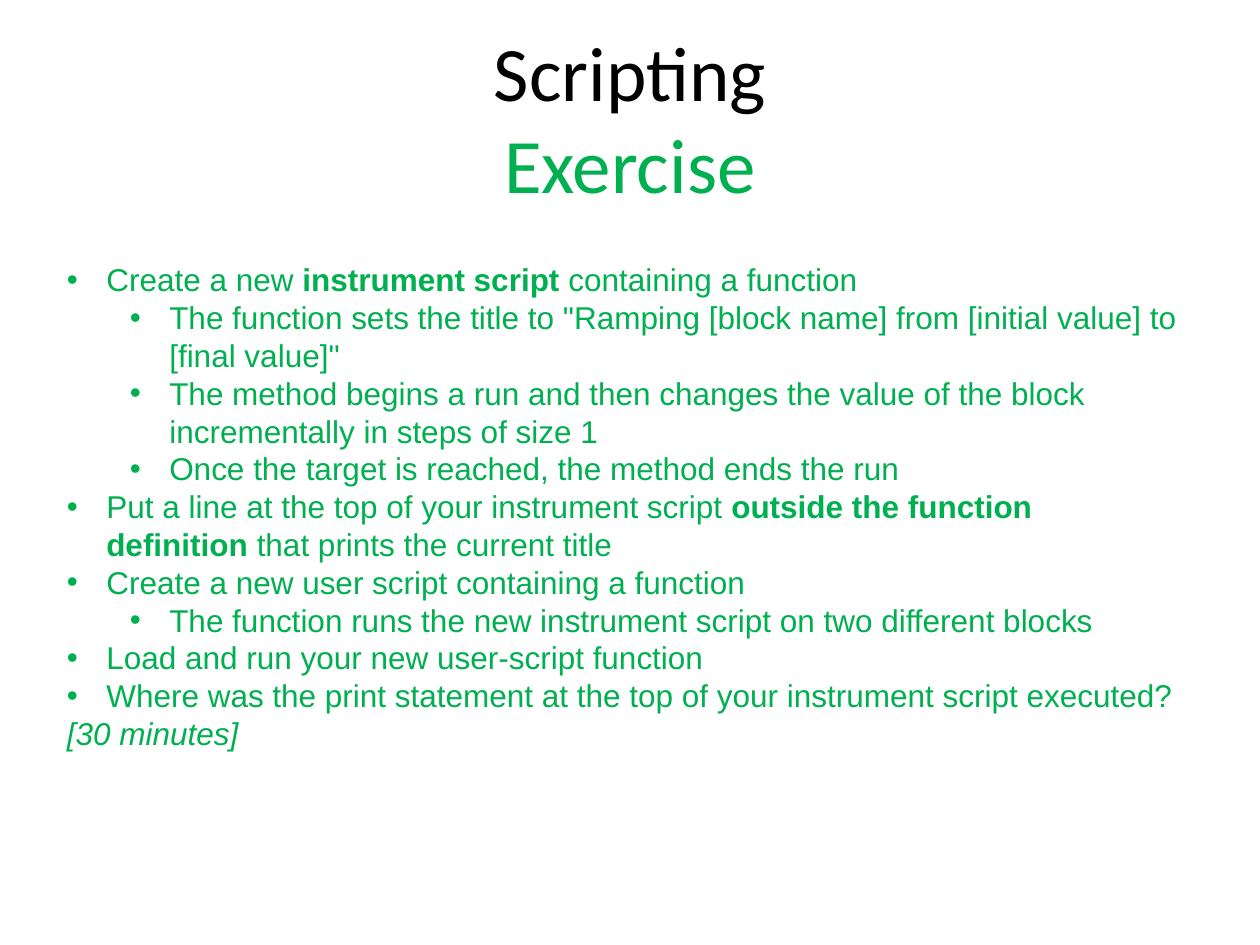
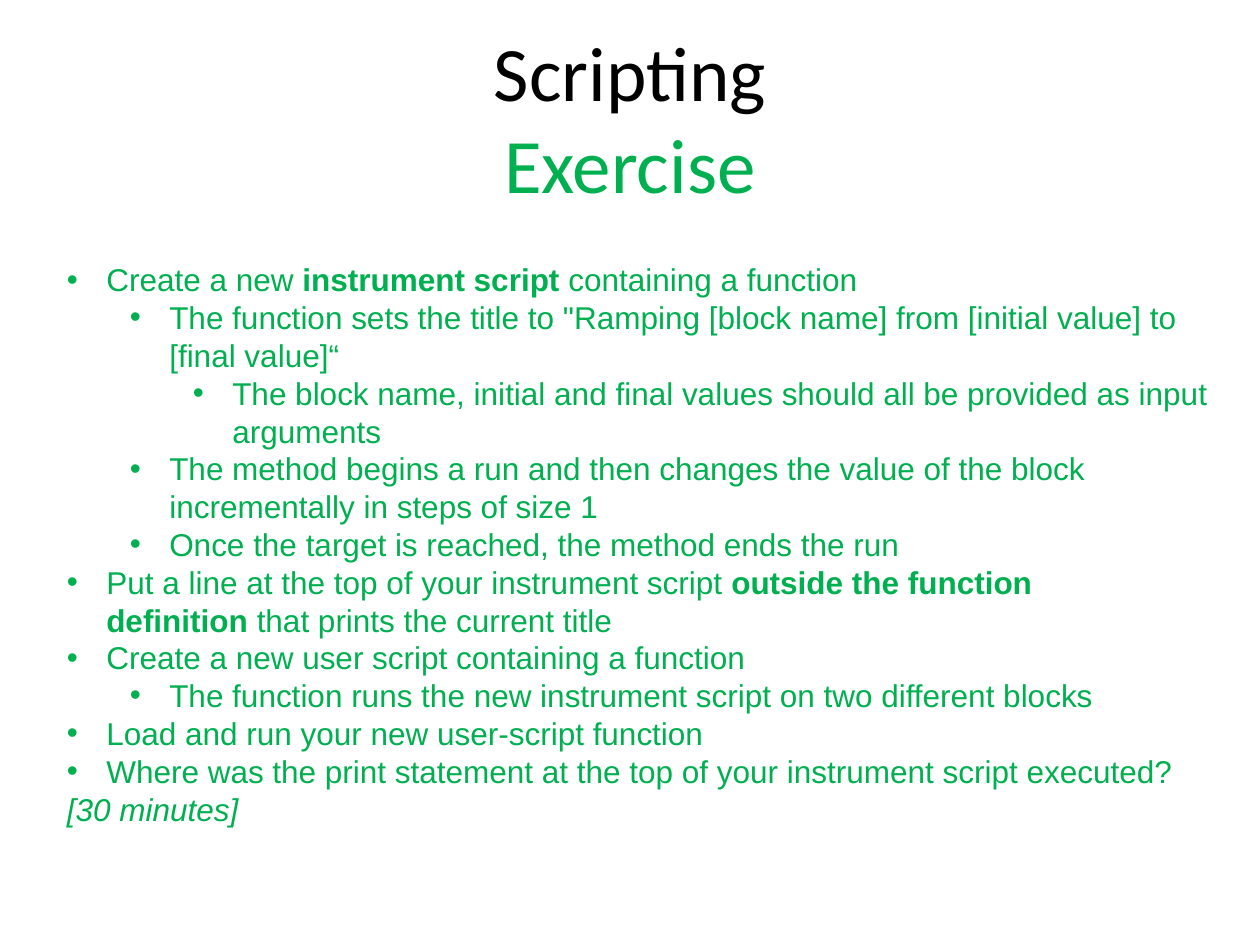
Before and after one commit to ISISComputingGroup/ibex_user_manual, a slide deck: slide 23 of genie_python_and_ibex/genie_python_and_ibex.pptx. Drawn at 1260x945 pixels with LibreOffice and Linux fonts; fonts in the diff are those of the drawing; background and template pictures are left out. Boxes give left, top, right and bottom in pixels: in the first picture for what was removed or moved away, otherwise in the second. Text is boxed around its words. In the diff, an @@ line names an element or a change of style, - is before the commit and + after.

```diff
--- a/genie_python_and_ibex/genie_python_and_ibex.pptx
+++ b/genie_python_and_ibex/genie_python_and_ibex.pptx
@@ text at box(169, 306, 1207, 449): text changed @@
-  • The function sets the title to "Ramping [block name] from [initial value] to [final value]"
+  • The function sets the title to "Ramping [block name] from [initial value] to [final value]“
+    • The block name, initial and final values should all be provided as input arguments
```
Also in this commit, not shown: 1 other slide changed.
